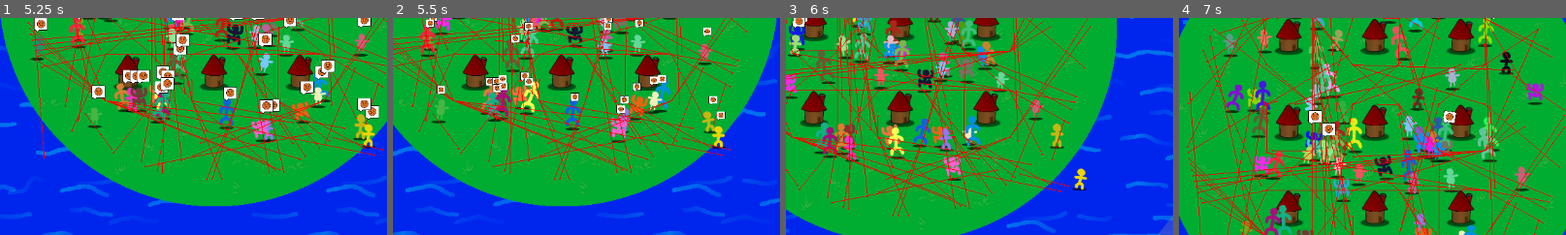
Above: before the commit, frames 1-4 (left to right).
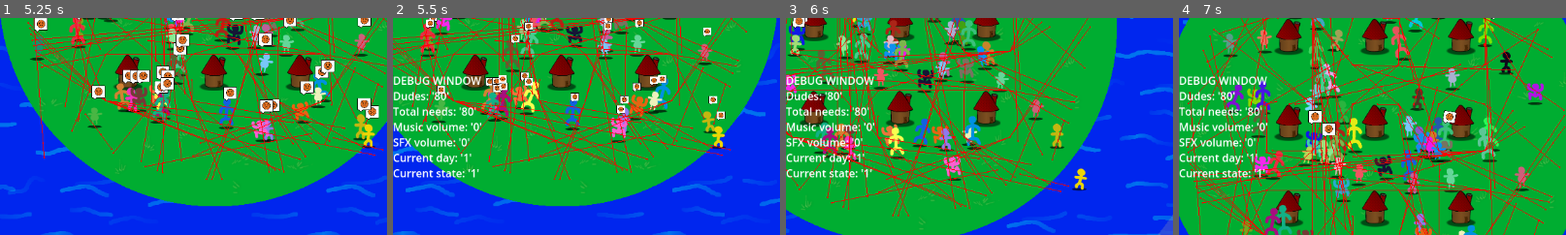
Above: after the commit, the same moments.

Repository: Viggzta/gmtk-jam-2024
Game: Godot game, scene res://main_menu.tscn
Two runs of this game, one before a commit and one after it. Both use one fixed random seed, a clock stepped at 60 frames per second and the inputs below. Sound files missing from this copy of the repository are replaced by a short silence.
Inputs (mouse positions are % of the whole screen's width and height, from its top left):
- Up to frame 1 (5.25 s): click (49, 36) at 0.5 s; click "1" at 1.25 s; click "0" at 2 s; click (89, 87) at 2.75 s; tap Enter at 3.5 s; move the mouse to (39, 30) at 3.52 s; press the mouse at (39, 30) at 3.53 s; hold D (right) 3.53-4.28 s; right-click (39, 30) at 3.8 s; move the mouse to (22, 50) at 4.27 s; release the mouse at (22, 50) at 4.28 s; hold S (down) 4.28-5.03 s; right-click (22, 50) at 4.35 s; click (22, 50) at 4.42 s; tap B at 4.55 s; move the mouse to (21, 41) at 5.02 s; hold D (right) from 5.03 s (still down); hold B from 5.03 s (still down)
- Up to frame 2 (5.5 s): keep holding D (right); keep holding B; click (21, 41) at 5.3 s
- Up to frame 3 (6 s): move the mouse to (16, 19) at 5.77 s; release D (right) at 5.78 s; release B at 5.78 s; hold W (up) from 5.78 s (still down); click (16, 19) at 5.85 s
- Up to frame 4 (7 s): right-click (16, 19) at 6.05 s; move the mouse to (15, 28) at 6.52 s; release W (up) at 6.53 s; hold A (left) from 6.53 s (still down); hold Right mouse button (right_mouse_click) from 6.53 s (still down); click (15, 28) at 6.67 s; tap B at 6.8 s
The pictures show only the part of the screen within x 0-50%, y 25-75%; the shares and areas given below are measured in that part.

Frame 1 is identical in both runs. In frame 2, 3.1% of the frame differs, in the area x 0-23%, y 26-74%; in frame 3, 3.1%; in frame 4, 3.2%.

Commit message:
*removed some pritns and added debug window oN B

Diff:
--- a/src/scenes/levels/the_level.gd
+++ b/src/scenes/levels/the_level.gd
@@ -12,6 +12,8 @@
 @onready var water_rect: ColorRect = $BackgroundControl/ColorRectWater
 @onready var fog_rect: ColorRect = $BackgroundControl/ColorRectFog
 
+
+@onready var debug_window: Control = $CanvasLayer/DebugWindow
 
 
 @export var buildable_radius: float = 2
@@ -148,11 +150,8 @@
 
 func _spawn_wave() -> void:
 	Globals.dude_count = 0
-	print("Current day: " + str(current_day))
 	for level_need_arrays: Array in Globals.level_needs[current_day]:
-		print("Step1: " + str(level_need_arrays))
 		for level_need: Pair in level_need_arrays:
-			print("Step2: " + str(level_need))
 			for i in range(0, level_need.count):
 				var spawn_location_radians: float = randf() * TAU
 				var spawn_location: Vector2 = Vector2(
@@ -222,3 +221,21 @@
 
 func _on_failure_screen_pressed_try_again() -> void:
 	_transition_game_state(globals.GameState.Failure)
+
+func _process(delta: float) -> void:
+	_debug_logic()
+
+
+
+func _debug_logic()->void:
+	if Input.is_key_pressed(KEY_B):
+		debug_window.visible = !debug_window.visible
+
+	var text:String = "DEBUG WINDOW\n"
+	text += "Dudes: '" + str(Globals.dude_count) + "'" + "\n"
+	text += "Total needs: '" + str(Globals.total_needs) + "'" + "\n"
+	text += "Music volume: '" + str(Globals.music_volume) + "'" + "\n"
+	text += "SFX volume: '" + str(Globals.sound_fx_volume) + "'" + "\n"
+	text += "Current day: '" + str(Globals.current_day) + "'" + "\n"
+	text += "Current state: '" + str(Globals.current_state) +"'" + "\n"
+	debug_window.get_child(0).text = text
--- a/src/scenes/levels/the_level.tscn
+++ b/src/scenes/levels/the_level.tscn
@@ -12,6 +12,7 @@
 [ext_resource type="PackedScene" uid="uid://dlt5hvje4cgux" path="res://scenes/ui/action_bar.tscn" id="7_56pmc"]
 [ext_resource type="Script" path="res://scenes/levels/music_player.gd" id="7_ouja1"]
 [ext_resource type="PackedScene" uid="uid://dc2yesmdvvnvq" path="res://scenes/ui/day_ui.tscn" id="8_yypo5"]
+[ext_resource type="PackedScene" uid="uid://b2u6rmlb6n2dm" path="res://scenes/ui/debug_window.tscn" id="9_j00qm"]
 [ext_resource type="Material" path="res://scripts/level_base/backestground_material.tres" id="10_20baa"]
 [ext_resource type="Material" path="res://scripts/level_base/fog_material.tres" id="11_l824i"]
 [ext_resource type="AudioStream" uid="uid://bxgv0q1c7dcni" path="res://audio/music/music_randomizer.tres" id="12_rtxqu"]
@@ -73,6 +74,9 @@
 grow_vertical = 1
 
 [node name="FailureScreen" parent="CanvasLayer" instance=ExtResource("2_u8utb")]
+
+[node name="DebugWindow" parent="CanvasLayer" instance=ExtResource("9_j00qm")]
+visible = false
 
 [node name="BackgroundControl" type="Control" parent="."]
 z_index = -4096
@@ -140,6 +144,7 @@
 
 [node name="MusicPlayer" type="AudioStreamPlayer2D" parent="."]
 stream = ExtResource("12_rtxqu")
+bus = &"Music"
 script = ExtResource("7_ouja1")
 
 [connection signal="new_day" from="." to="CanvasLayer/DayUi" method="_on_the_level_new_day"]
--- /dev/null
+++ b/src/scenes/ui/debug_window.tscn
@@ -0,0 +1,23 @@
+[gd_scene load_steps=2 format=3 uid="uid://b2u6rmlb6n2dm"]
+
+[ext_resource type="Script" path="res://scripts/ui/day_ui.gd" id="1_gy3gw"]
+
+[node name="DebugWindow" type="Control"]
+layout_mode = 3
+anchors_preset = 4
+anchor_top = 0.5
+anchor_bottom = 0.5
+grow_vertical = 2
+script = ExtResource("1_gy3gw")
+
+[node name="RichTextLabel" type="RichTextLabel" parent="."]
+layout_mode = 1
+anchors_preset = 4
+anchor_top = 0.5
+anchor_bottom = 0.5
+offset_top = -81.0
+offset_right = 222.0
+offset_bottom = 177.0
+grow_vertical = 2
+text = "DEBUG MENU
+-------------------------"
--- a/src/scenes/ui/failure_screen.gd
+++ b/src/scenes/ui/failure_screen.gd
@@ -25,7 +25,6 @@
 	show()
 	boss.start_talking = true
 
-
 func _on_button_pressed() -> void:
 	get_tree().paused = false
 	pressed_try_again.emit()
--- a/src/scripts/building.gd
+++ b/src/scripts/building.gd
@@ -34,22 +34,18 @@
 
 func _on_clicked(viewport: Node, event: InputEvent, shape_idx: int) -> void:
 	if event.is_action_pressed("left_mouse_click"):
-		print("Left clicked building")
 		pressed.emit(self)
 	if event.is_action_pressed("right_mouse_click"):
-		print("Right clicked building")
 		right_pressed.emit(self)
 
 func _on_hover() -> void:
 	if !is_replaceable || Globals.current_state != Globals.GameState.Setup:
 		return
-	print("hovering on building")
 	sprite.scale = Vector2(1.2, 1.2)
 
 func _on_hover_exit() -> void:
 	if !is_replaceable || Globals.current_state != Globals.GameState.Setup:
 		return
-	print("hovering exoit on building")
 	sprite.scale = Vector2(1, 1)
 
 func _process(delta: float) -> void:
--- a/src/scripts/ui/satisfaction_ui.gd
+++ b/src/scripts/ui/satisfaction_ui.gd
@@ -14,12 +14,11 @@
 
 # Called every frame. 'delta' is the elapsed time since the previous frame.
 func _process(delta: float) -> void:
-	if ($"/root/Globals".current_state == $"/root/Globals".GameState.Rush):
+	if (Globals.current_state == Globals.GameState.Rush):
 		var dudes : int = Globals.dude_count
 		var needs : int =  Globals.total_needs
 		var current_day : int = Globals.current_day
 
-		_debug_print(dudes, needs)
 		if(dudes <= 0):
 			win.emit()
 			return
@@ -28,7 +27,3 @@
 		$ProgressBar.value -= clampf(decrease, 0, max_percent_per_second * delta)
 		if($ProgressBar.value == 0):
 			lose.emit()
-
-
-func _debug_print(dudes: int, needs:int)->void:
-	print("Total dudes: " + str(dudes) + " needs: " + str(needs))
Not shown: 1 places in src/scenes/levels/the_level.tscn that only renumber resources
